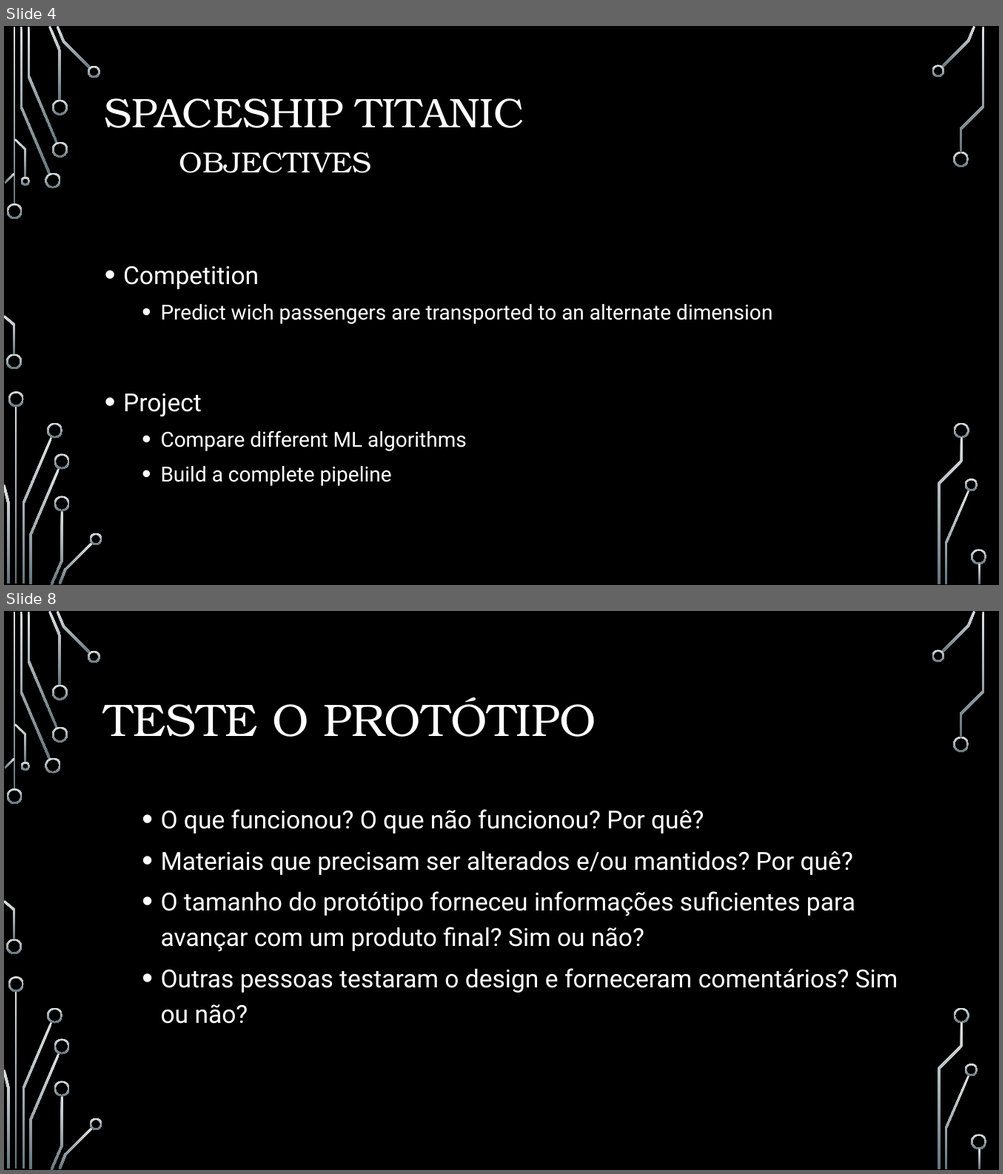
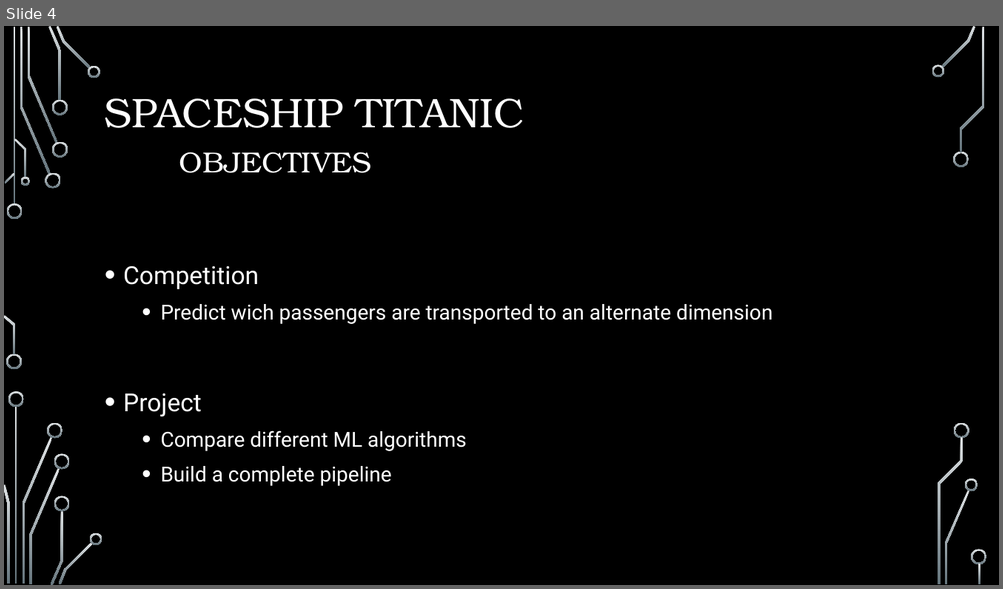
Before and after one commit to gustavossbarros/Ironhack_Final_Project_Spaceship_Titanic, a slide deck: deliverables/Final Project Presentation.pptx. Shown one above the other, each under a label of ours: slides 4 and 8 before the commit, slide 4 after it; the slides between them are not shown. The pictures are 1003x1174 and 1003x589 pixels, drawn with LibreOffice and Linux fonts; fonts in the diff are those of the drawing; background and template pictures are left out. Boxes give left, top, right and bottom in pixels: in the first picture for what was removed or moved away, otherwise in the second. Text is boxed around its words. In the diff, an @@ line names an element or a change of style, - is before the commit and + after.

```diff
--- a/deliverables/Final Project Presentation.pptx
+++ b/deliverables/Final Project Presentation.pptx
@@ slide 8 removed at (x1=4, y1=611, x2=999, y2=1170), background picture (left out); not listed: 36 template elements that a slide beside it also shows @@
@@ title removed at (x1=105, y1=697, x2=597, y2=737) @@
-TESTE O PROTÓTIPO
@@ text removed at (x1=161, y1=809, x2=898, y2=1024) @@
-  • O que funcionou? O que não funcionou? Por quê?
-  • Materiais que precisam ser alterados e/ou mantidos? Por quê?
-  • O tamanho do protótipo forneceu informações suficientes para avançar com um produto final? Sim ou não?
-  • Outras pessoas testaram o design e forneceram comentários? Sim ou não?
```
Also in this commit, not shown: 1 slide changed, 13 slides added, 5 other slides removed.
